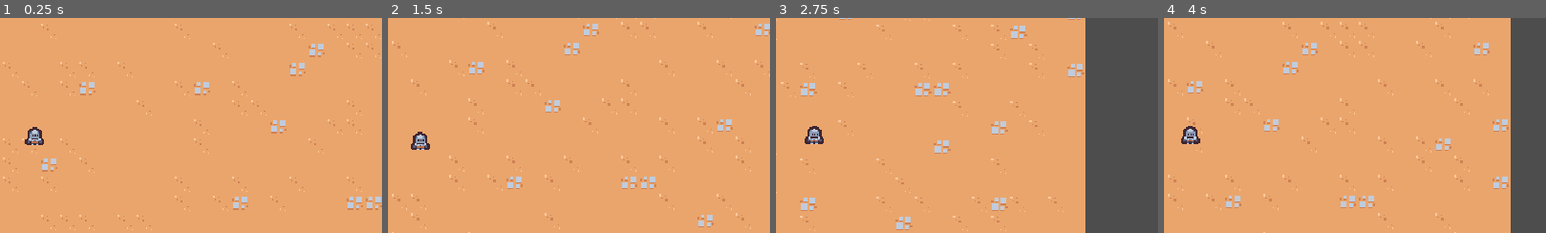
Above: before the commit, frames 1-4 (left to right).
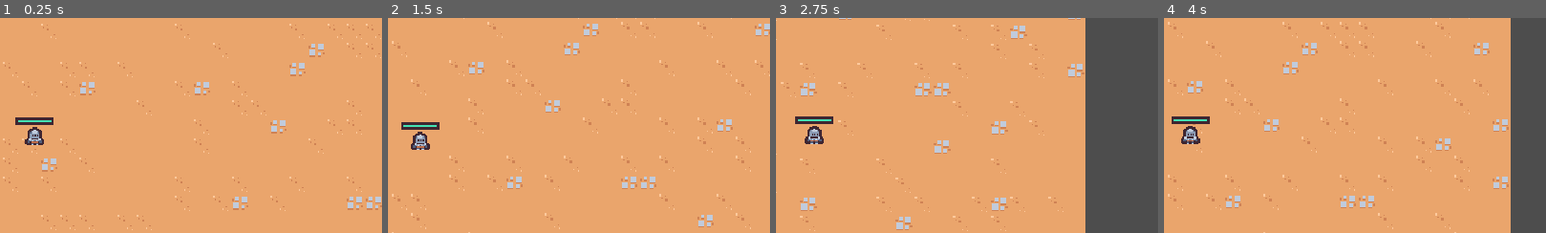
Above: after the commit, the same moments.

Repository: exglegaming/survivors-course
Game: Godot game, scene res://scenes/main/main.tscn
Same seed, same stepped clock (60 frames per second), same inputs: the game is played once before the commit and once after it.
Inputs (mouse positions are % of the whole screen's width and height, from its top left):
- Up to frame 1 (0.25 s): no input
- Up to frame 2 (1.5 s): move the mouse to (72, 45) at 0.52 s; hold D (move_right) 0.53-1.28 s; click (72, 45) at 0.6 s; move the mouse to (30, 55) at 1.27 s; hold S (move_down) from 1.28 s (still down); click (30, 55) at 1.35 s
- Up to frame 3 (2.75 s): move the mouse to (60, 28) at 2.02 s; release S (move_down) at 2.03 s; hold D (move_right) from 2.03 s (still down); click (60, 28) at 2.1 s
- Up to frame 4 (4 s): move the mouse to (45, 70) at 2.77 s; release D (move_right) at 2.78 s; hold W (move_up) 2.78-3.53 s; click (45, 70) at 2.85 s; move the mouse to (80, 65) at 3.52 s; hold A (move_left) from 3.53 s (still down); click (80, 65) at 3.6 s
The pictures show only the part of the screen within x 46-96%, y 21-71%; the shares and areas given below are measured in that part.

The runs differ from the first frame. In frame 1, 0.4% of the frame differs, in the area x 4-14%, y 46-50%; in frame 2, 0.4%; in frame 3, 0.4%; in frame 4, 0.4%.

Commit message:
player health bar

Diff:
--- a/scenes/game_object/player/player.tscn
+++ b/scenes/game_object/player/player.tscn
@@ -4,6 +4,17 @@
 [ext_resource type="Script" uid="uid://cmoqk2ixot3a3" path="res://scripts/game_object/player/player.gd" id="1_dovo2"]
 [ext_resource type="PackedScene" uid="uid://udeijaobei6i" path="res://scenes/ability/sword_ability_controller/sword_ability_controller.tscn" id="2_gmlin"]
 [ext_resource type="PackedScene" uid="uid://dmx25rbhp6f0w" path="res://scenes/component/health_component.tscn" id="2_ss5pk"]
+
+[sub_resource type="StyleBoxFlat" id="StyleBoxFlat_ss5pk"]
+bg_color = Color(0.24705882, 0.14901961, 0.19215687, 1)
+
+[sub_resource type="StyleBoxFlat" id="StyleBoxFlat_tj6oj"]
+bg_color = Color(0.2627451, 0.88235295, 0.7019608, 1)
+border_width_left = 2
+border_width_top = 2
+border_width_right = 2
+border_width_bottom = 2
+border_color = Color(0.24705882, 0.14901961, 0.19215687, 1)
 
 [sub_resource type="CircleShape2D" id="CircleShape2D_s3670"]
 radius = 32.0
@@ -29,7 +40,21 @@
 wait_time = 0.5
 one_shot = true
 
+[node name="HealthBar" type="ProgressBar" parent="." unique_id=1713410616]
+custom_minimum_size = Vector2(32, 6)
+offset_left = -16.0
+offset_top = -23.0
+offset_right = 16.0
+offset_bottom = -17.0
+pivot_offset_ratio = Vector2(0.5, 0.5)
+theme_override_styles/background = SubResource("StyleBoxFlat_ss5pk")
+theme_override_styles/fill = SubResource("StyleBoxFlat_tj6oj")
+max_value = 1.0
+value = 0.5
+show_percentage = false
+
 [node name="PickupArea2D" type="Area2D" parent="." unique_id=1857418598]
+visible = false
 position = Vector2(0, -5)
 collision_layer = 16
 collision_mask = 0
@@ -39,6 +64,7 @@
 debug_color = Color(0, 0.92156863, 0, 0.07058824)
 
 [node name="CollisionArea2D" type="Area2D" parent="." unique_id=651700624]
+visible = false
 position = Vector2(0, -7)
 collision_layer = 0
 collision_mask = 8
@@ -52,5 +78,6 @@
 texture = ExtResource("1_8afob")
 
 [node name="CollisionShape2D" type="CollisionShape2D" parent="." unique_id=1155403278]
+visible = false
 position = Vector2(0, -5)
 shape = SubResource("CircleShape2D_8afob")
--- a/scripts/component/health_component.gd
+++ b/scripts/component/health_component.gd
@@ -3,6 +3,7 @@
 
 
 signal died
+signal health_changed
 
 @export var max_health: float = 10.0
 
@@ -15,7 +16,13 @@
 
 func damage(damage_amount: float) -> void:
 	current_health = max(current_health - damage_amount, 0)
+	health_changed.emit()
 	Callable(check_death).call_deferred()
+
+
+func get_health_percent() -> float:
+	if max_health <= 0.0: return 0.0
+	return min(current_health / max_health, 1)
 
 
 func check_death() -> void:
--- a/scripts/game_object/player/player.gd
+++ b/scripts/game_object/player/player.gd
@@ -10,12 +10,15 @@
 @onready var collision_area_2d: Area2D = $CollisionArea2D
 @onready var health_component: HealthComponent = $HealthComponent
 @onready var damage_interval_timer: Timer = $DamageIntervalTimer
+@onready var health_bar: ProgressBar = $HealthBar
 
 
 func _ready() -> void:
 	collision_area_2d.body_entered.connect(_on_body_entered)
 	collision_area_2d.body_exited.connect(_on_body_exited)
 	damage_interval_timer.timeout.connect(_on_damage_interval_timer_timeout)
+	health_component.health_changed.connect(_on_health_changed)
+	update_health_display()
 
 
 func _physics_process(delta: float) -> void:
@@ -41,6 +44,10 @@
 	print(health_component.current_health)
 
 
+func update_health_display() -> void:
+	health_bar.value = health_component.get_health_percent()
+
+
 func _on_body_entered(_body: Node2D) -> void:
 	number_colliding_bodies += 1
 	check_deal_damage()
@@ -52,3 +59,7 @@
 
 func _on_damage_interval_timer_timeout() -> void:
 	check_deal_damage()
+
+
+func _on_health_changed() -> void:
+	update_health_display()
